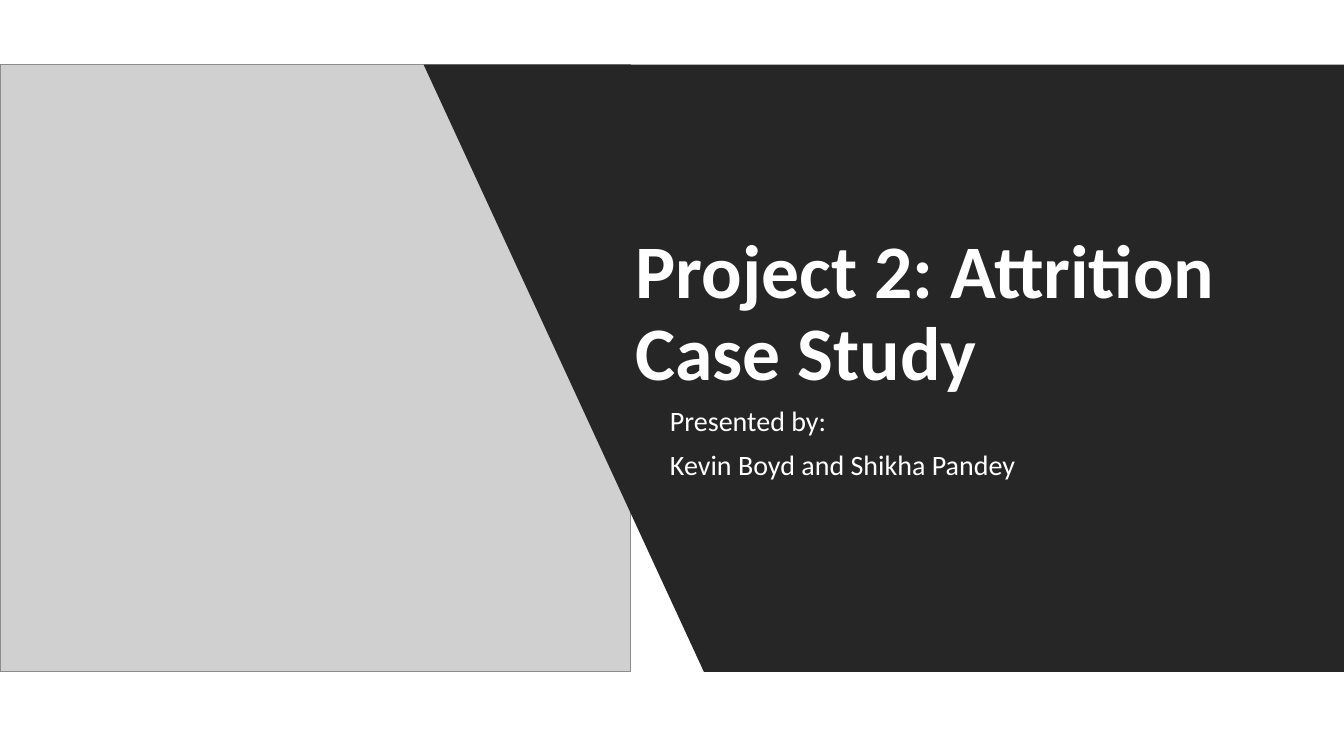
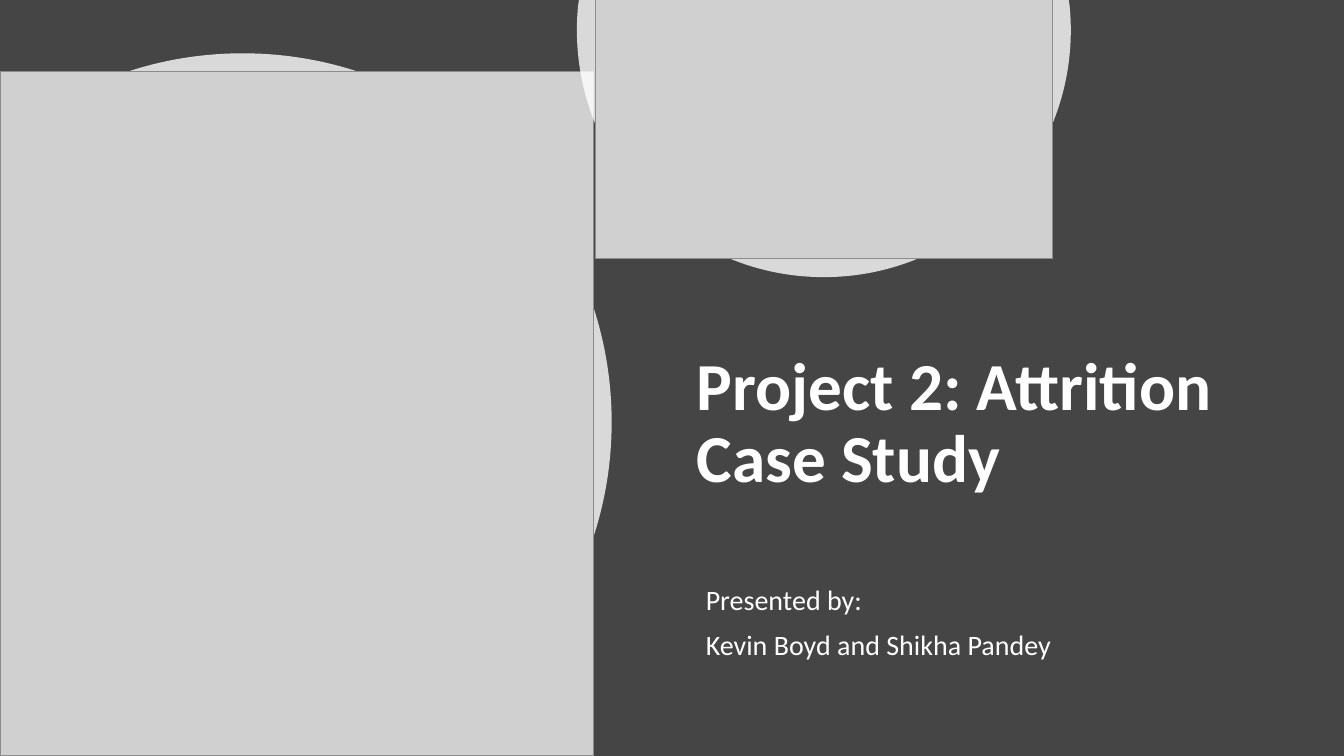
Before and after one commit to GraduateSchoolWork/CaseStudy2_DDS, a slide deck: slide 1 of DDS_Project_2_Presentation.pptx. Drawn at 1344x756 pixels with LibreOffice and Linux fonts; fonts in the diff are those of the drawing; grey boxes stand for pictures. Boxes give left, top, right and bottom in pixels: in the first picture for what was removed or moved away, otherwise in the second. Text is boxed around its words. In the diff, an @@ line names an element or a change of style, - is before the commit and + after.

```diff
--- a/DDS_Project_2_Presentation.pptx
+++ b/DDS_Project_2_Presentation.pptx
@@ background #FFFFFF to #454545 @@
@@ freeform shape added at (577, 0, 1071, 277), fill #FFFFFF at 80% opacity @@
@@ picture added at (595, 0, 1053, 259) @@
@@ freeform shape added at (0, 53, 612, 756), fill #FFFFFF at 80% opacity @@
@@ picture: place and size @@
-picture at (0, 65, 630, 673)
+picture at (0, 72, 594, 756)
@@ freeform shape removed at (423, 65, 1344, 671) @@
@@ title "Project 2: Attrition Case Study": place and size @@
-title "Project 2: Attrition Case Study" at (636, 245, 1215, 392)
+title "Project 2: Attrition Case Study" at (697, 363, 1211, 493)
@@ title "Project 2: Attrition Case Study" at (697, 363, 1211, 493): size 54 to 48 pt; vertical alignment bottom to top @@
@@ subtitle "Presented by:": place and size @@
-subtitle "Presented by:" at (670, 411, 1015, 480)
+subtitle "Presented by:" at (706, 590, 1051, 660)
@@ subtitle "Presented by:" at (706, 590, 1051, 660): vertical alignment top to bottom @@
```
Also in this commit, not shown: 21 other slides changed.
